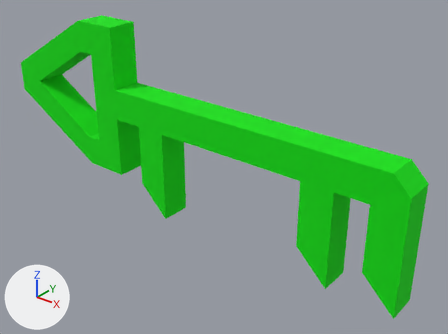
The FBX model unity_project/Paper Box/Assets/Models/Items/Items.fbx_Key_6.fbx: old version first, new version second.
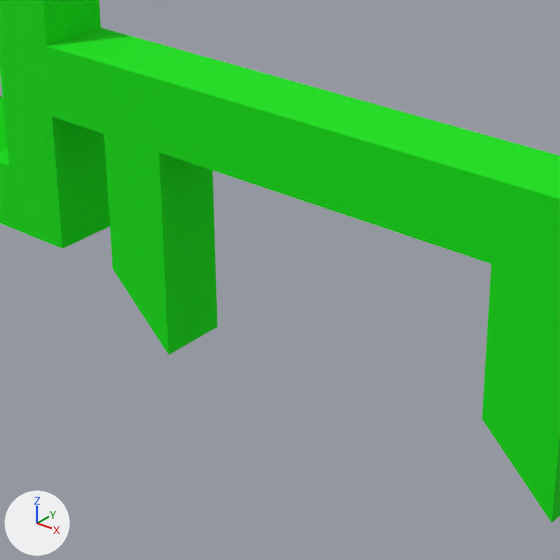
There are two pictures of each version: one whole from a 50 mm lens placed at (1.29, -4.261, 0.139), pointed at (1.074, -3.992, -0.028), one close up on the part from 21% to 73% of the width and 21% to 91% of the height. The axes (+X, +Y, +Z) are drawn at lower left. The lights are the same throughout.

Objects in the first close-up: 'Key 6'.
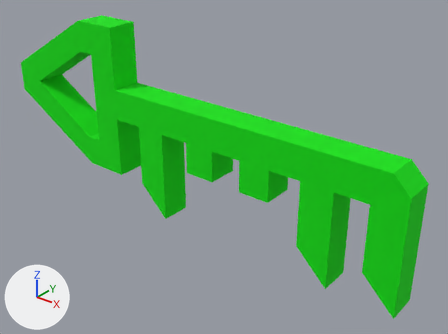
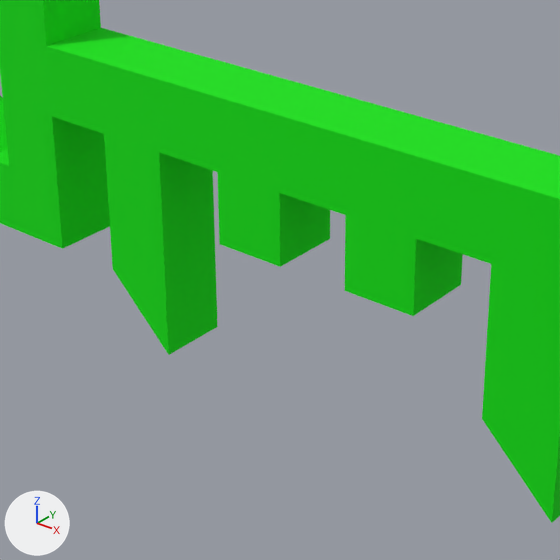
Pixel boxes [x1, y1, x2, y2] of what changed, in the close-ups (560 x 560 px):
part 1 of me_cube_044, added (green)
    after: [217, 172, 330, 267]
part 2 of me_cube_044, added (green)
    after: [345, 215, 463, 316]

The change, as a diff of the scene's bpy script:
```diff
--- a/unity_project/Paper Box/Assets/Models/Items/Items.fbx_Key_6.fbx.py
+++ b/unity_project/Paper Box/Assets/Models/Items/Items.fbx_Key_6.fbx.py
@@ me_cube_044 @@
 me_cube_044.from_pydata(...)  # 56 vertices, 48 faces; spans x -0.1..0.2, y -0.01..0.01, z -0.07..0.05
 # used by ob_key_6; location = (1.0, -4.0, 0.0)
+# me_cube_044 part 1: a new loose piece, a box spanning x 0.06..0.08, y -0.01..0.01, z -0.03..-0.01, in mat_green (green #00e401)
+# me_cube_044 part 2: a new loose piece, a box spanning x 0.1..0.12, y -0.01..0.01, z -0.03..-0.01, in mat_green (green #00e401)
 me_cube_044.materials.append(mat_green)
```
